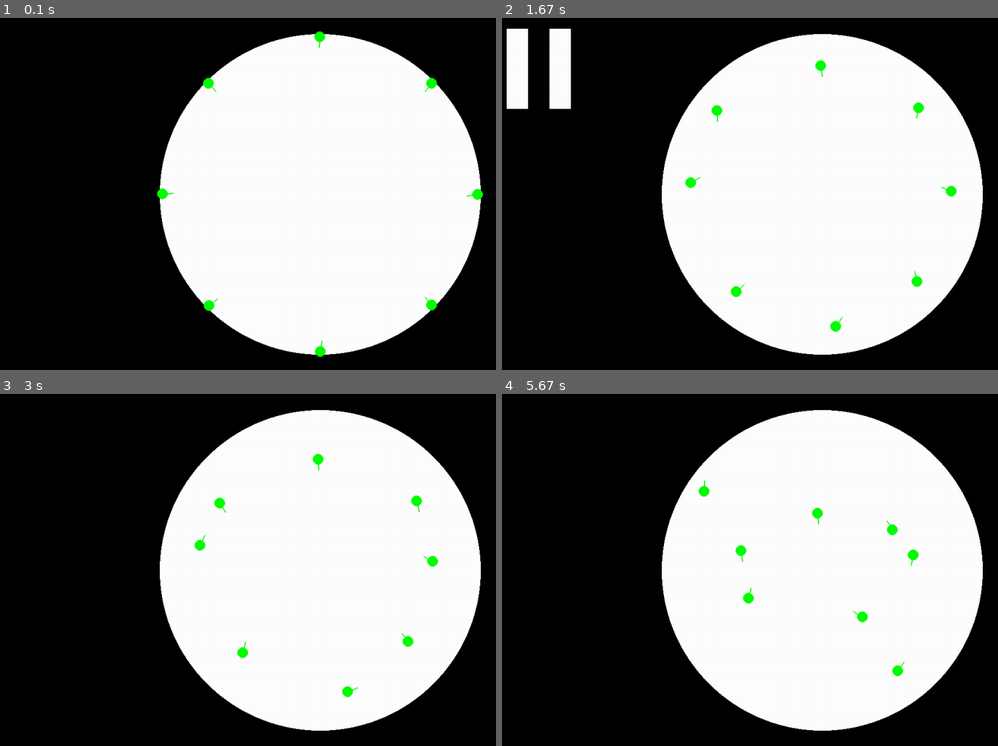
Above: before the commit, frames 1-4 (two rows, left to right).
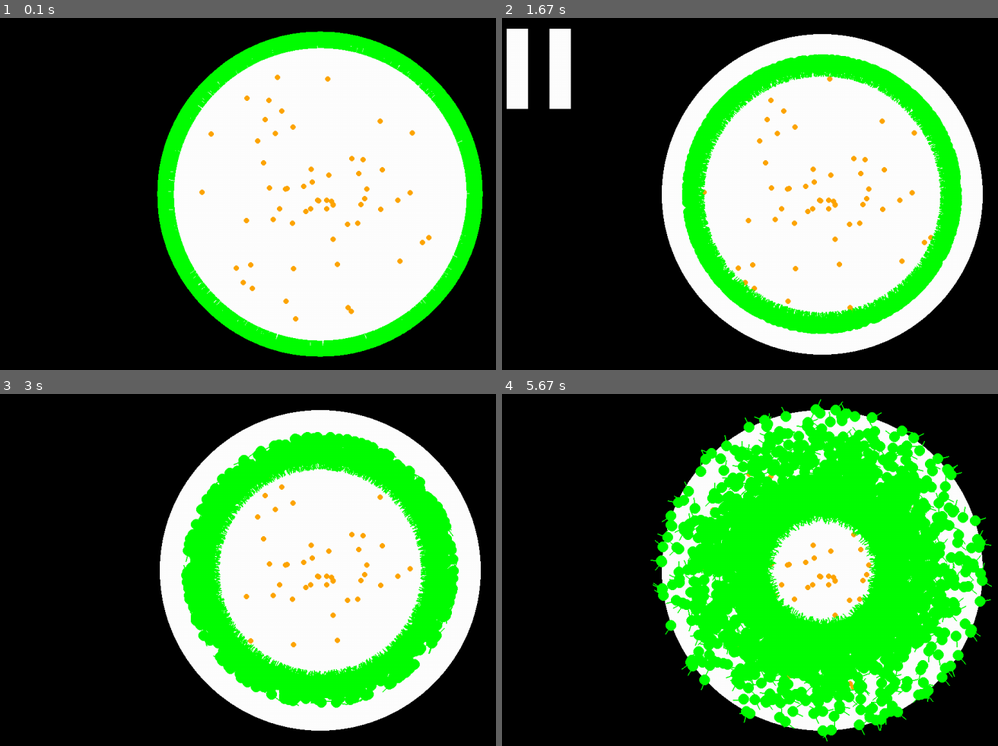
Above: after the commit, the same moments.

Repository: GabrielSaH/Natural-Selection-Simulator
Game: pygame game, started from main.py
Two runs of this game, one before a commit and one after it. Both use one fixed random seed, a clock stepped at 60 frames per second and the inputs below.
Inputs:
- Up to frame 1 (0.1 s): no input
- Up to frame 2 (1.67 s): tap Space at 0.33, 0.73, 1.03, 1.23, 1.57 s
- Up to frame 3 (3 s): tap Space at 1.87, 2.07, 2.37, 2.63, 2.97 s
- Up to frame 4 (5.67 s): tap Space at 3.27, 3.4, 3.8, 4.1, 4.47, 4.87, 5.17, 5.37 s

The runs differ from the first frame. In frame 1, 10% of the frame differs, in the area x 31-98%, y 3-97%; in frame 2, 11%; in frame 3, 16%; in frame 4, 36%, in the area x 29-99%, y 1-99%.

Commit message:
Visuals for food
added the class food (Comida) and made the spawn random within the arena, just 4/5 of the arena can spawn food so there is not one in the the corners.

Diff:
--- /dev/null
+++ b/comida.py
@@ -0,0 +1,14 @@
+import numpy as np
+import pygame
+from math import cos, sin
+
+class comida:
+    def __init__(self, screen, raioArena, posicaoInicial):
+        raioComida = np.random.randint(10,raioArena * (4/5))
+        anguloComida = np.random.randint(0,361)
+        self.x = cos(anguloComida) * raioComida + posicaoInicial[0]
+        self.y = posicaoInicial[1] - sin(anguloComida) * raioComida
+        self.screen = screen
+
+    def draw(self):
+        pygame.draw.circle(self.screen, "orange", [self.x,self.y], 5)
--- a/main.py
+++ b/main.py
@@ -1,5 +1,6 @@
 import entidade
 import pygameHelpers
+import comida
 
 import pygame
 from math import sin,cos,tan,radians, pi
@@ -13,18 +14,23 @@
 clock = pygame.time.Clock()
 running = True
 
-# Variaveis de entidades
 
+# Criando Variaveis de entidades
 listaEnt = []
 
-# Criando Variaveis de entidades
-
-qntEntidades = 8
+qntEntidades = 3000
 for i in range(qntEntidades):
     posX = x / 2 + cos(radians((360 / qntEntidades) * i)) * 299
     posY = y / 2 - sin(radians((360 / qntEntidades) * i)) * 299
 
     listaEnt.append(entidade.entidade(screen,posX,posY, 180 + (360 / qntEntidades) * i))
+
+# Criando variaveis de comida
+listaComida = []
+
+qntComida = 60
+for c in range(qntComida):
+    listaComida.append(comida.comida(screen, 300, [x/2, y/2]))
 
 
 # Ciclo do jogo
@@ -42,17 +48,23 @@
             if event.key == pygame.K_SPACE:
                 pygameHelpers.pause(screen)
 
-
     # apaga o ultimo frame enxendo a tela de preto
     screen.fill("black")
 
     # Desenhando
     pygame.draw.circle(screen,"white", [x / 2, y / 2], 300)
 
-    for ent in listaEnt:
+
+    # Desenhando comidas
+    for com in listaComida:
+        com.draw()
+
+    # Desenhando entidades
+    for num, ent in enumerate(listaEnt):
         ent.draw()
         if ent.calculaDistancia(x / 2, y / 2) < 300:
             ent.randomMove()
+
 
     # Trocando o buffer para aparecer oque foi desenhado
     pygame.display.flip()
